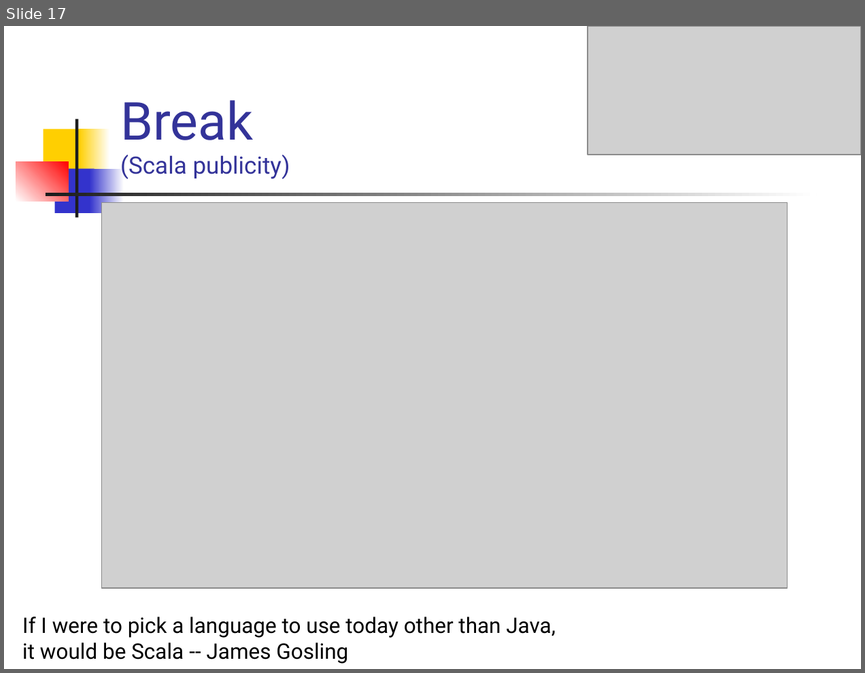
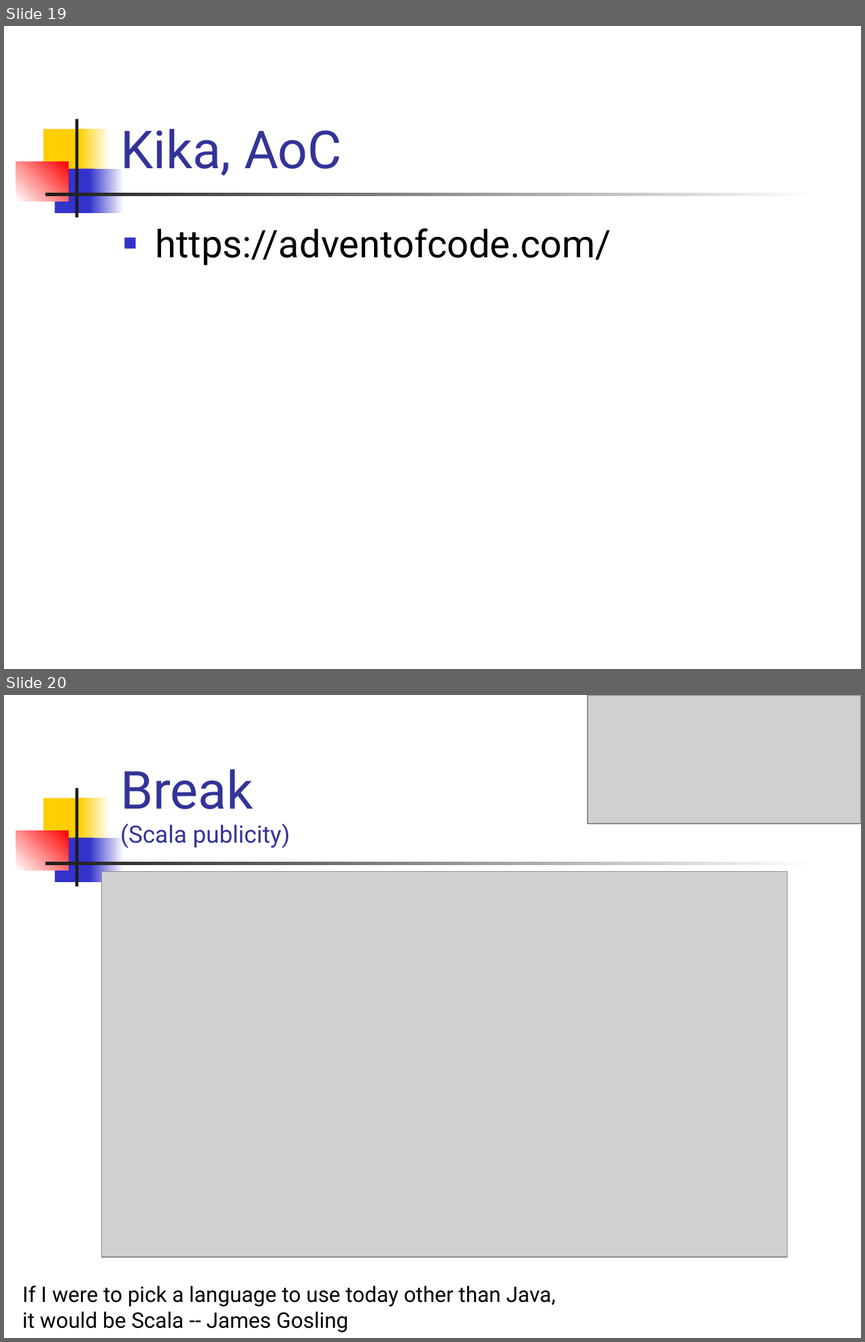
Before and after one commit to Programovanie4/Prednasky, a slide deck: 13/grandfinale.ppt. Shown one above the other, each under a label of ours: slide 17 before the commit, slides 19 and 20 after it. The pictures are 865x673 and 865x1342 pixels, drawn with LibreOffice and Linux fonts; fonts in the diff are those of the drawing; grey boxes stand for pictures. Boxes give left, top, right and bottom in pixels: in the first picture for what was removed or moved away, otherwise in the second. Text is boxed around its words. In the diff, an @@ line names an element or a change of style, - is before the commit and + after.

```diff
--- a/13/grandfinale.ppt
+++ b/13/grandfinale.ppt
@@ slide 19 added at <box>4,26,861,669</box>, background #FFFFFF; not listed: 7 template elements that a slide beside it also shows @@
@@ title added at <box>120,129,342,176</box>, 44 pt, text #333399 @@
+Kika, AoC
@@ text added at <box>156,228,611,265</box>, 32 pt, text #000000 @@
+■ https://adventofcode.com/
@@ what was slide 17 is now slide 20 @@
```
Also in this commit, not shown: 10 slides changed, 10 other slides added, 8 slides removed, 4 other files.
